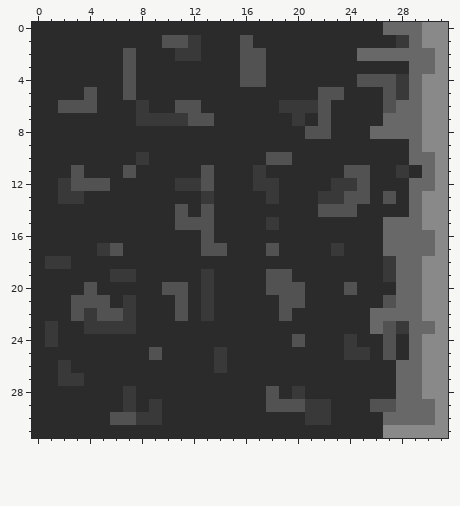
A pixel-art file gets an edit: FINAL_PROJECT/ASSETS/ENVIROMENT/BLACK_GROUND/dirtANDgrassMID_RIGHT_BLACK.aseprite. The picture above is the old version.
32x32 pixels, 1 frame.
The result:
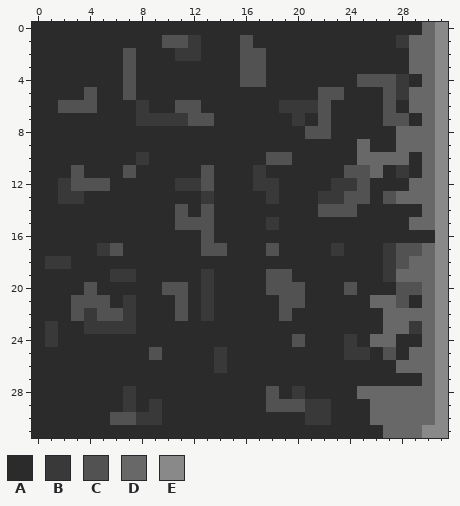
Palette (. is transparent): A #2b2b2b  B #393939  C #525252  D #686868  E #898989
Changes in this commit:
Changed rows in their new state; - is an unchanged pixel.
Layer "greenAdded":
first column x 2:
 0 -------------------------AAAD
 1 ----------------------------D
 2 -----------------------AAAA--
 4 ---------------------------AD
 5 ----------------------------D
 6 --------------------------A-D
 7 -------------------------CCAD
 8 ------------------------AA--D
 9 -----------------------D--D-D
10 -----------------------DDDDA-
11 ------------------------D----
13 --------------------------D-D
14 ---------------------------AD
15 -------------------------AA-D
16 -------------------------AAAA
17 -------------------------BCC-
18 --------------------------C-D
19 ----------------------------D
20 --------------------------CCD
21 ------------------------DDCAD
22 ------------------------A---D
23 ------------------------ADDB-
24 ------------------------DD-AD
25 ----------------------------D
26 A---------------------------D
27 AA------------------------AAD
28 -----------------------DDD--D
29 ------------------------DD---
30 ------------------------D----
31 -------------------------DDD-
